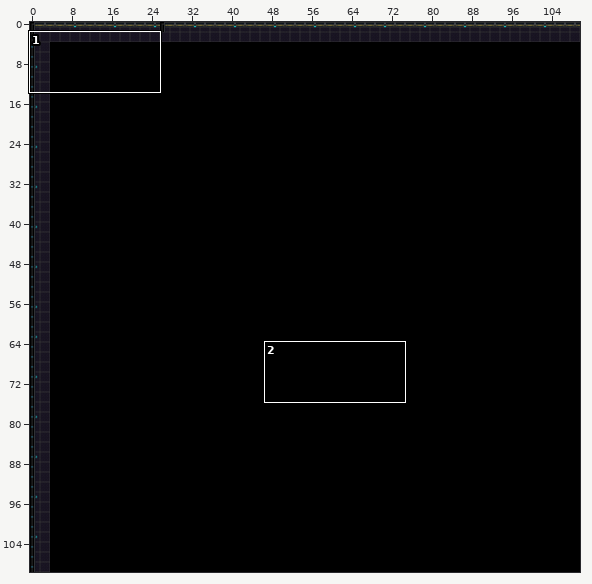
Tiled map -- Level 5.tmx. The picture above shows the old version from afar; the outline marks the close-up.
Close-up. Before the commit:
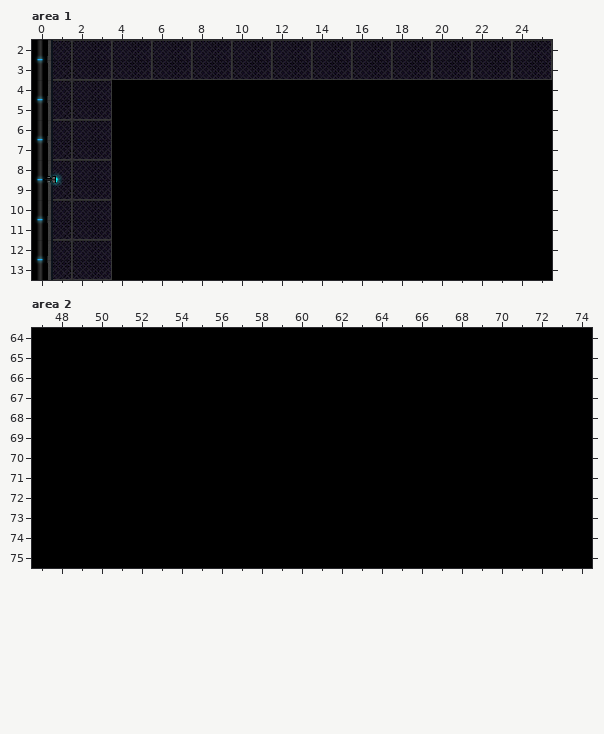
Cells are 32x32 px. Shown: area 1 x 0..25, y 2..13; area 2 x 47..74, y 64..75. The commit also changed other parts of the map, which this record leaves out.
New version:
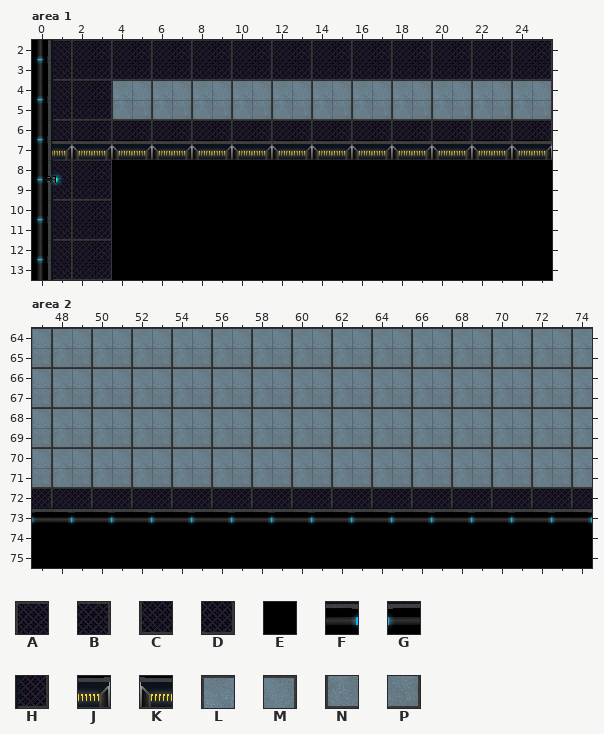
Key: from "Grate": A 0, B 1, C 2, D 3; from "Invis Block": E 0; from "SWDE": F 2, G 3; from "SWLE": H 3; from "SWUE": J 0, K 1; from "SpaceFloor": L 0, M 1, N 2, P 3.
_ is an empty cell.
Changes in this commit:
Layer "Base", area 1:
y 4: x 4..25 EEEEEEEEEEEEEEEEEEEEEE -> LMLMLMLMLMLMLMLMLMLMLM
y 5: x 4..25 EEEEEEEEEEEEEEEEEEEEEE -> NPNPNPNPNPNPNPNPNPNPNP
y 6: x 4..25 EEEEEEEEEEEEEEEEEEEEEE -> ABABABABABABABABABABAB
y 7: x 1..25 HCDEEEEEEEEEEEEEEEEEEEEEE -> JKJKJKJKJKJKJKJKJKJKJKJKJ
Layer "Base", area 2:
y 64: x 47..74 EEEEEEEEEEEEEEEEEEEEEEEEEEEE -> MLMLMLMLMLMLMLMLMLMLMLMLMLML
y 65: x 47..74 EEEEEEEEEEEEEEEEEEEEEEEEEEEE -> PNPNPNPNPNPNPNPNPNPNPNPNPNPN
y 66: x 47..74 EEEEEEEEEEEEEEEEEEEEEEEEEEEE -> MLMLMLMLMLMLMLMLMLMLMLMLMLML
y 67: x 47..74 EEEEEEEEEEEEEEEEEEEEEEEEEEEE -> PNPNPNPNPNPNPNPNPNPNPNPNPNPN
y 68: x 47..74 EEEEEEEEEEEEEEEEEEEEEEEEEEEE -> MLMLMLMLMLMLMLMLMLMLMLMLMLML
y 69: x 47..74 EEEEEEEEEEEEEEEEEEEEEEEEEEEE -> PNPNPNPNPNPNPNPNPNPNPNPNPNPN
y 70: x 47..74 EEEEEEEEEEEEEEEEEEEEEEEEEEEE -> MLMLMLMLMLMLMLMLMLMLMLMLMLML
y 71: x 47..74 EEEEEEEEEEEEEEEEEEEEEEEEEEEE -> PNPNPNPNPNPNPNPNPNPNPNPNPNPN
y 72: x 47..74 EEEEEEEEEEEEEEEEEEEEEEEEEEEE -> BABABABABABABABABABABABABABA
y 73: x 47..74 EEEEEEEEEEEEEEEEEEEEEEEEEEEE -> GFGFGFGFGFGFGFGFGFGFGFGFGFGF
Boxes around the changes in both close-ups, in picture pixels (x1, y1, x2, y2):
changed: (52, 80, 552, 160)
changed: (32, 328, 592, 525)
